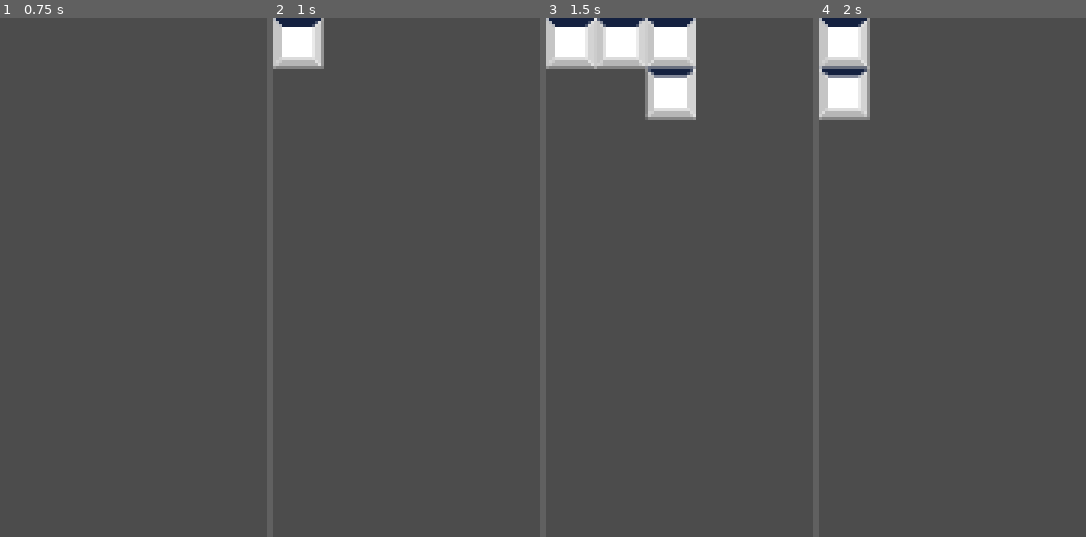
Above: before the commit, frames 1-4 (left to right).
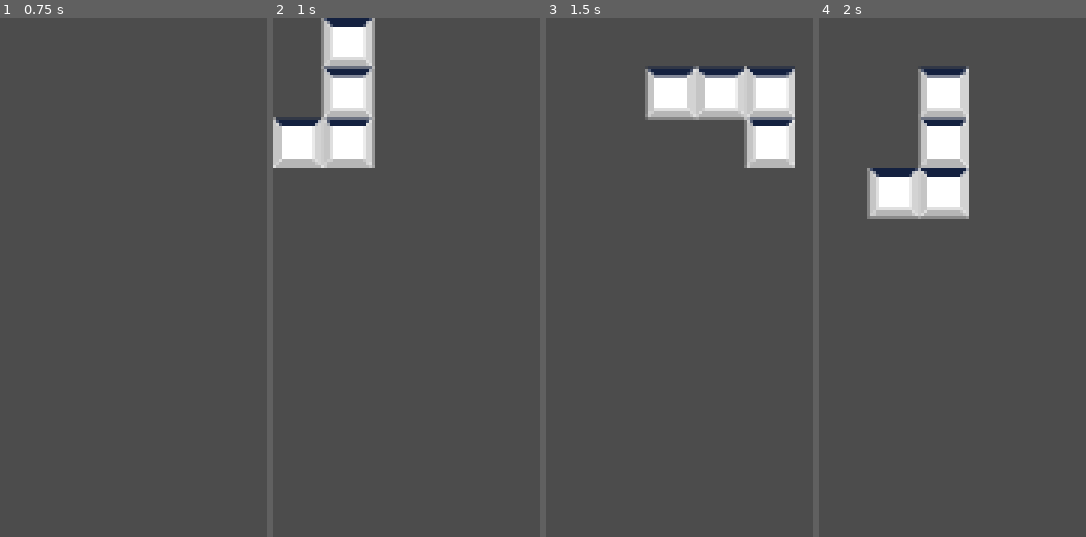
Above: after the commit, the same moments.

Repository: IAmNotIsaac/Tetriss
Game: Godot game, scene res://objects/tetrominos/J.tscn
Same seed, same stepped clock (60 frames per second), same inputs: the game is played once before the commit and once after it. The project has no main scene, so this scene is started directly.
Inputs:
- Up to frame 1 (0.75 s): tap Enter (ui_accept) at 0.5 s; hold D (move_right) from 0.53 s (still down); hold W (reserve) from 0.53 s (still down)
- Up to frame 2 (1 s): keep holding D (move_right); keep holding W (reserve); tap Enter (ui_accept) at 0.77 s; tap Q (rotate_ccw) at 0.8 s
- Up to frame 3 (1.5 s): tap Enter (ui_accept) at 1.07 s; release D (move_right) at 1.28 s; release W (reserve) at 1.28 s; hold S (move_down) from 1.28 s (still down); tap Q (rotate_ccw) at 1.35 s
- Up to frame 4 (2 s): keep holding S (move_down); tap Enter (ui_accept) at 1.52, 1.82 s; tap E (rotate_cw) at 1.55 s

Frame 1 is identical in both runs. In frame 2, 9.3% of the frame differs, in the area x 0-39%, y 0-29%; in frame 3, 11%; in frame 4, 11%, in the area x 0-57%, y 0-39%.

Commit message:
tetrimino stuff, they fall now and have better controls

Diff:
--- a/game/objects/tetromino.gd
+++ b/game/objects/tetromino.gd
@@ -2,46 +2,70 @@
 extends Node2D
 
 enum Tetrominos { I, J, L, O, S, Z, T } # have to copy enum due to weird glitch
-enum CollisionTypes { NONE, WALL, LAND }
+enum CollisionTypes { NONE, WALL, GROUND }
+
+const _NATURAL_FALL_RATE := 20
+const _SLIDE_RATE := 5
+const _ROTATE_RATE := 5
 
 export(Tetrominos) var tetromino : int = 0
 export(Color) var color := Color.white
 export(NodePath) var board_path
 
 var _blocks := []
+var _queued_slide_direction := Vector2.ZERO
+var _queued_rotate_degrees := 0.0
 
 onready var _board := get_node_or_null(board_path)
 
 
 func _ready() -> void:
+	Game.connect("tick", self, "_tick_update")
+
 	_construct()
 
 
-func _input(event : InputEvent) -> void:
-	if event.is_action_pressed("rotate_cw"):
-		_rotate(Game.ROTATION_SNAP)
-	elif event.is_action_pressed("rotate_ccw"):
-		_rotate(-Game.ROTATION_SNAP)
-	elif event.is_action_pressed("move_left"):
-		_move(Vector2(-1, 0))
-	elif event.is_action_pressed("move_right"):
-		_move(Vector2(1, 0))
-	elif event.is_action_pressed("move_down"):
+func _tick_update() -> void:
+	_rotate()
+	_slide()
+	_gravity()
+
+
+func _slide() -> void:
+	if not _queued_slide_direction:
+		_queued_slide_direction = Vector2(int(Input.is_action_pressed("move_right")) - int(Input.is_action_pressed("move_left")), 0)
+
+	if not Game.ticks % _SLIDE_RATE:
+		_move(_queued_slide_direction)
+		_queued_slide_direction = Vector2.ZERO
+
+
+func _rotate() -> void:
+	if not _queued_rotate_degrees:
+		_queued_rotate_degrees = (int(Input.is_action_pressed("rotate_cw")) - int(Input.is_action_pressed("rotate_ccw"))) * Game.ROTATION_SNAP
+
+	if not Game.ticks % _ROTATE_RATE:
+		rotation_degrees = wrapi(rotation_degrees + _queued_rotate_degrees, 0, 360)
+		_queued_rotate_degrees = 0.0
+
+		for block in _blocks:
+			block.rotation_degrees = wrapi(360 - rotation_degrees, 0, 360)
+
+		_fix_position()
+
+
+func _gravity() -> void:
+	if not Game.ticks % _NATURAL_FALL_RATE:
 		_move(Vector2(0, 1))
-	elif event.is_action_pressed("reserve"):
-		_move(Vector2(0, -1))
-	elif event.is_action_pressed("ui_accept"):
-		_collision_test(_blocks[0].position + Vector2(40, 0))
 
 
 func _pin() -> void:
 	if _board:
-		if _blocks:
-			for block in _blocks:
-				remove_child(block)
-				_board.add_child(block)
+		for block in _blocks:
+			remove_child(block)
+			_board.add_child(block)
 
-		queue_free()
+	queue_free()
 
 
 func _construct() -> void:
@@ -53,29 +77,21 @@
 		add_child(block)
 
 
-func _rotate(degrees : int) -> void:
-	rotation_degrees += degrees
+func _move(direction : Vector2, ignore_collision := false) -> void:
+	var offset : Vector2 = position + direction * Game.BLOCK_SIZE * 2
 
-	if _blocks:
+	if not ignore_collision:
 		for block in _blocks:
-			block.rotation_degrees = wrapi(360 - rotation_degrees, 0, 360)
-
-
-func _move(direction : Vector2) -> void:
-	if _blocks:
-		var offset : Vector2 = position + direction * Game.BLOCK_SIZE * 2
-
-		for block in _blocks:
-			var collision = _collision_test(block.global_position + Game.BLOCK_SIZE * direction)
+			var collision := _collision_test(block.global_position + Game.BLOCK_SIZE * direction)
 
 			match collision:
 				CollisionTypes.NONE: pass
 				CollisionTypes.WALL: return
-				CollisionTypes.LAND:
+				CollisionTypes.GROUND:
 					_pin()
 					return
 
-		position = offset
+	position = offset
 
 
 func _collision_test(collision_check_pos : Vector2) -> int:
@@ -83,6 +99,23 @@
 		return CollisionTypes.WALL
 
 	if collision_check_pos.y > (Game.MAP_EXTENTS.y * 2) - Game.BLOCK_SIZE.y:
-		return CollisionTypes.LAND
+		return CollisionTypes.GROUND
 
 	return CollisionTypes.NONE
+
+
+func _fix_position() -> void:
+	for block in _blocks:
+		var collision := _collision_test(block.global_position)
+
+		match collision:
+			CollisionTypes.NONE: pass
+			CollisionTypes.WALL:
+				var x_direction := -1 if block.global_position.x > 0 else 1
+
+				_move(Vector2(x_direction, 0), true)
+				_fix_position()
+
+			CollisionTypes.GROUND:
+				_move(Vector2(0, -1), true)
+				_fix_position()
--- a/game/singletons/game.gd
+++ b/game/singletons/game.gd
@@ -39,6 +39,9 @@
 const BLOCK_SIZE := Vector2(20, 20)
 const MAP_EXTENTS := Vector2(5 * BLOCK_SIZE.x, 10 * BLOCK_SIZE.y)
 
+var ticks := 0
+
 
 func _on_TickTimer_timeout() -> void:
+	ticks += 1
 	emit_signal("tick")
